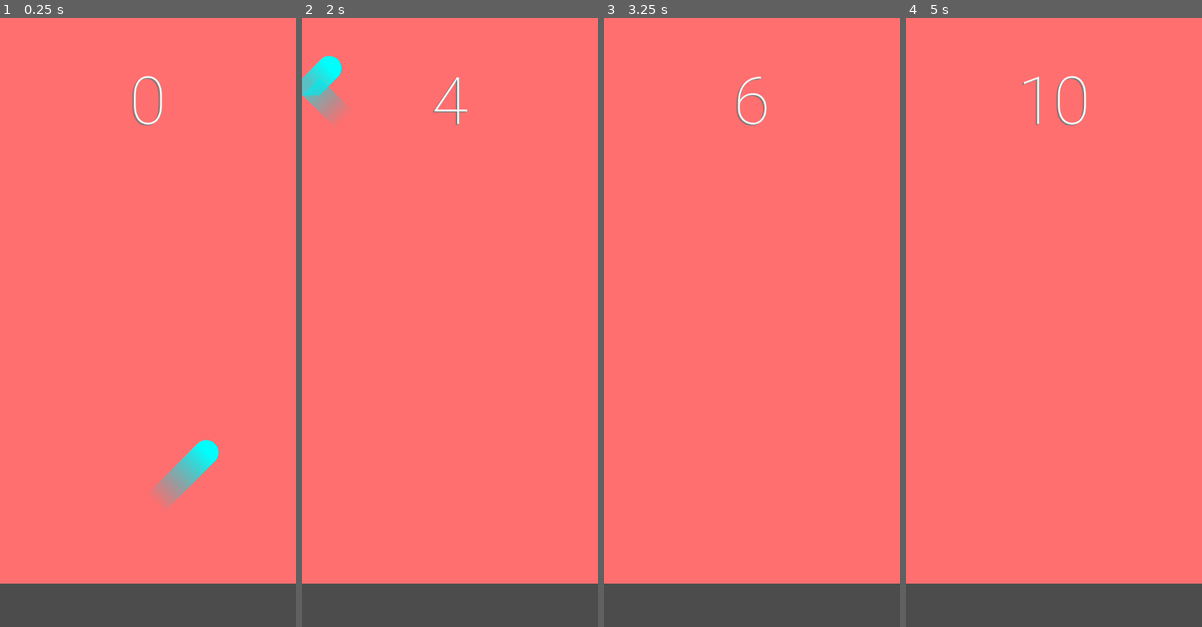
Above: before the commit, frames 1-4 (left to right).
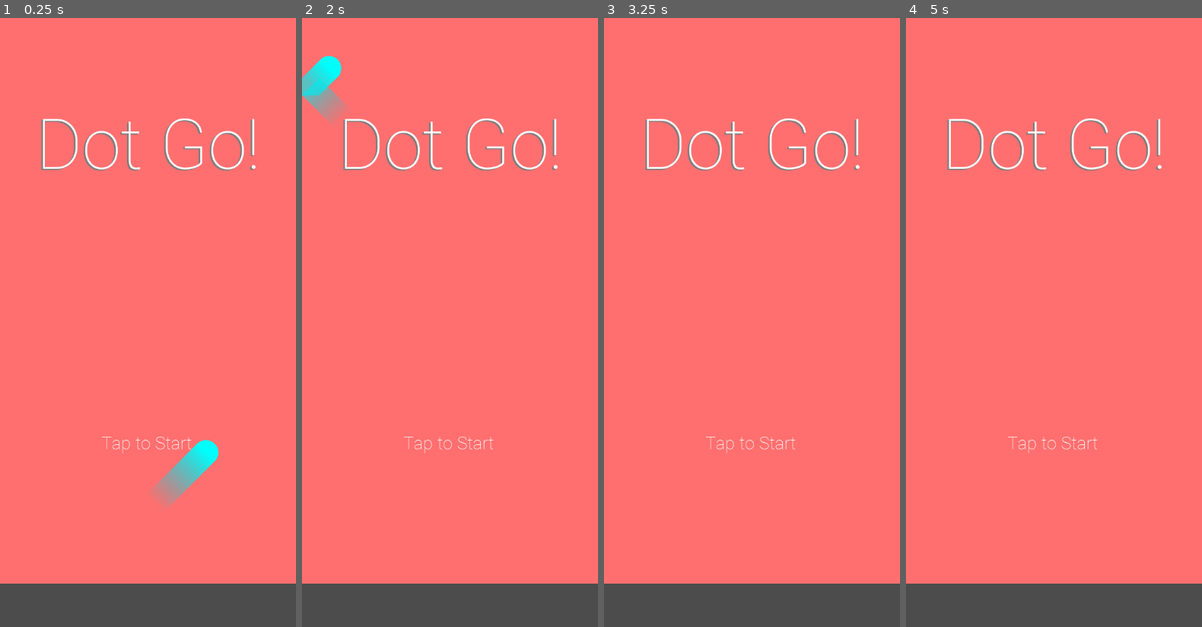
Above: after the commit, the same moments.

Repository: Arivval/Game-Project
Game: Godot game, scene res://main_scene.tscn
Same seed, same stepped clock (60 frames per second), same inputs: the game is played once before the commit and once after it.
Inputs (mouse positions are in pixels of both pictures, inside the frame that each line leads up to):
- Up to frame 1 (0.25 s): no input
- Up to frame 2 (2 s): click (450, 371) at 0.5 s, where only the run after the commit has a clickable "Tap to Start"; click (450, 371) at 1.25 s, where only the run after the commit has a clickable "Tap to Start"
- Up to frame 3 (3.25 s): click (752, 371) at 2 s, where only the run after the commit has a clickable "Tap to Start"; tap Enter at 2.75 s; tap Space (switch_direction) at 2.85 s
- Up to frame 4 (5 s): tap Enter at 3.5, 4.25 s; tap Space (switch_direction) at 3.6, 4.35 s

The runs differ from the first frame. In frame 1, 1.7% of the frame differs, in the area x 13-87%, y 9-72%; in frame 2, 1.6%; in frame 3, 1.7%; in frame 4, 1.8%.

Commit message:
added title screen and start button

Diff:
--- a/CanvasLayer.gd
+++ b/CanvasLayer.gd
@@ -18,10 +18,13 @@
 
 func set_score(score):
 	$score_label.text = str(score)
-	$score_shadow_label.text = str(score)
+	$score_label_shadow.text = str(score)
 
 func _ready():
 	pass
 
 func _process(delta):
 	pass
+
+func _on_Button_button_down():
+	pass
--- a/Main.gd
+++ b/Main.gd
@@ -22,6 +22,9 @@
 	score = 0
 	$Timer.start()
 
+func end_game():
+	$Timer.stop()
+
 func _ready():
 	start_game()
 
--- a/Player.gd
+++ b/Player.gd
@@ -19,7 +19,7 @@
 extends Area2D
 
 const CollisionLayer = {
-	"obstcales": 1,
+	"obstacles": 1,
 	"walls": 2,
 }
 
@@ -61,3 +61,5 @@
 func _on_Player_area_entered(area):
 	if area.collision_layer == CollisionLayer.walls:
 		switch_direction()
+	if area.collision_layer == CollisionLayer.obstacles:
+		print('hit wall')
--- a/main_scene.tscn
+++ b/main_scene.tscn
@@ -18,6 +18,21 @@
 [sub_resource type="DynamicFont" id=4]
 size = 120
 font_data = ExtResource( 3 )
+
+[sub_resource type="DynamicFont" id=6]
+size = 128
+font_data = ExtResource( 3 )
+
+[sub_resource type="DynamicFont" id=7]
+size = 32
+font_data = ExtResource( 3 )
+
+[sub_resource type="DynamicFont" id=8]
+size = 32
+font_data = ExtResource( 3 )
+
+[sub_resource type="RectangleShape2D" id=5]
+extents = Vector2( 89.7661, 133.624 )
 
 [node name="Node2D" type="Node2D"]
 script = ExtResource( 4 )
@@ -86,6 +101,7 @@
 script = ExtResource( 5 )
 
 [node name="score_label" type="Label" parent="CanvasLayer"]
+visible = false
 margin_left = -1.56128
 margin_top = 43.929
 margin_right = 537.439
@@ -99,7 +115,8 @@
 "_edit_use_anchors_": false
 }
 
-[node name="score_shadow_label" type="Label" parent="CanvasLayer"]
+[node name="score_label_shadow" type="Label" parent="CanvasLayer"]
+visible = false
 margin_left = 1.43872
 margin_top = 41.929
 margin_right = 540.439
@@ -112,8 +129,185 @@
 "_edit_use_anchors_": false
 }
 
+[node name="title" type="Node" parent="CanvasLayer"]
+
+[node name="title_text_shadow" type="Label" parent="CanvasLayer/title"]
+margin_left = 0.344162
+margin_top = 157.656
+margin_right = 537.344
+margin_bottom = 308.656
+custom_fonts/font = SubResource( 6 )
+custom_colors/font_color = Color( 0.494118, 0.494118, 0.494118, 1 )
+text = "Dot Go!"
+align = 1
+__meta__ = {
+"_edit_use_anchors_": false
+}
+
+[node name="title_text" type="Label" parent="CanvasLayer/title"]
+margin_left = 2.0
+margin_top = 156.0
+margin_right = 539.0
+margin_bottom = 307.0
+custom_fonts/font = SubResource( 6 )
+text = "Dot Go!"
+align = 1
+__meta__ = {
+"_edit_use_anchors_": false
+}
+
+[node name="Button" type="Button" parent="CanvasLayer"]
+margin_left = -1.0
+margin_top = 302.0
+margin_right = 537.0
+margin_bottom = 980.0
+focus_mode = 0
+custom_fonts/font = SubResource( 7 )
+shortcut_in_tooltip = false
+enabled_focus_mode = 0
+flat = true
+__meta__ = {
+"_edit_use_anchors_": false
+}
+
+[node name="button_text" type="Label" parent="CanvasLayer/Button"]
+margin_left = 0.143005
+margin_top = 453.861
+margin_right = 537.143
+margin_bottom = 491.861
+custom_fonts/font = SubResource( 8 )
+text = "Tap to Start"
+align = 1
+__meta__ = {
+"_edit_use_anchors_": false
+}
+
 [node name="Timer" type="Timer" parent="."]
 wait_time = 0.5
+
+[node name="Obstacles" type="Node2D" parent="."]
+visible = false
+
+[node name="Obstacle" type="Area2D" parent="Obstacles"]
+position = Vector2( 427.076, -69.5775 )
+rotation = 0.785398
+__meta__ = {
+"_edit_group_": true
+}
+
+[node name="CollisionShape2D" type="CollisionShape2D" parent="Obstacles/Obstacle"]
+position = Vector2( 520, 374 )
+shape = SubResource( 5 )
+
+[node name="ColorRect" type="ColorRect" parent="Obstacles/Obstacle"]
+margin_left = 430.0
+margin_top = 240.0
+margin_right = 609.0
+margin_bottom = 508.0
+__meta__ = {
+"_edit_use_anchors_": false
+}
+
+[node name="Obstacle2" type="Area2D" parent="Obstacles"]
+position = Vector2( -151.643, -231.619 )
+rotation = 0.785398
+__meta__ = {
+"_edit_group_": true
+}
+
+[node name="CollisionShape2D" type="CollisionShape2D" parent="Obstacles/Obstacle2"]
+position = Vector2( 520, 374 )
+shape = SubResource( 5 )
+
+[node name="ColorRect" type="ColorRect" parent="Obstacles/Obstacle2"]
+margin_left = 430.0
+margin_top = 240.0
+margin_right = 609.0
+margin_bottom = 508.0
+__meta__ = {
+"_edit_use_anchors_": false
+}
+
+[node name="Obstacle3" type="Area2D" parent="Obstacles"]
+position = Vector2( -82.1967, -518.406 )
+rotation = 0.785398
+__meta__ = {
+"_edit_group_": true
+}
+
+[node name="CollisionShape2D" type="CollisionShape2D" parent="Obstacles/Obstacle3"]
+position = Vector2( 520, 374 )
+shape = SubResource( 5 )
+
+[node name="ColorRect" type="ColorRect" parent="Obstacles/Obstacle3"]
+margin_left = 430.0
+margin_top = 240.0
+margin_right = 609.0
+margin_bottom = 508.0
+__meta__ = {
+"_edit_use_anchors_": false
+}
+
+[node name="Obstacle4" type="Area2D" parent="Obstacles"]
+position = Vector2( 414.216, -218.758 )
+rotation = 0.785398
+__meta__ = {
+"_edit_group_": true
+}
+
+[node name="CollisionShape2D" type="CollisionShape2D" parent="Obstacles/Obstacle4"]
+position = Vector2( 520, 374 )
+shape = SubResource( 5 )
+
+[node name="ColorRect" type="ColorRect" parent="Obstacles/Obstacle4"]
+margin_left = 430.0
+margin_top = 240.0
+margin_right = 609.0
+margin_bottom = 508.0
+__meta__ = {
+"_edit_use_anchors_": false
+}
+
+[node name="Obstacle5" type="Area2D" parent="Obstacles"]
+position = Vector2( 347.341, -151.884 )
+rotation = 0.785398
+__meta__ = {
+"_edit_group_": true
+}
+
+[node name="CollisionShape2D" type="CollisionShape2D" parent="Obstacles/Obstacle5"]
+position = Vector2( 520, 374 )
+shape = SubResource( 5 )
+
+[node name="ColorRect" type="ColorRect" parent="Obstacles/Obstacle5"]
+margin_left = 430.0
+margin_top = 240.0
+margin_right = 609.0
+margin_bottom = 508.0
+__meta__ = {
+"_edit_use_anchors_": false
+}
+
+[node name="Obstacle6" type="Area2D" parent="Obstacles"]
+position = Vector2( 468.229, -556.987 )
+rotation = 0.785398
+__meta__ = {
+"_edit_group_": true
+}
+
+[node name="CollisionShape2D" type="CollisionShape2D" parent="Obstacles/Obstacle6"]
+position = Vector2( 520, 374 )
+shape = SubResource( 5 )
+
+[node name="ColorRect" type="ColorRect" parent="Obstacles/Obstacle6"]
+margin_left = 430.0
+margin_top = 240.0
+margin_right = 609.0
+margin_bottom = 508.0
+__meta__ = {
+"_edit_use_anchors_": false
+}
 [connection signal="area_entered" from="Player" to="Player" method="_on_Player_area_entered"]
 [connection signal="body_entered" from="Player" to="Player" method="_on_Player_body_entered"]
+[connection signal="button_down" from="CanvasLayer/Button" to="CanvasLayer" method="_on_Button_button_down"]
 [connection signal="timeout" from="Timer" to="." method="_on_Timer_timeout"]
Not shown: 1 places in main_scene.tscn that only renumber resources
